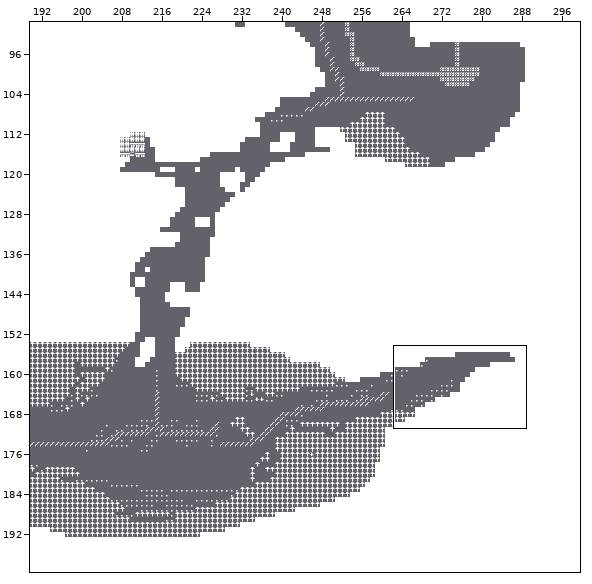
Two states of a Tiled map, raw/map.tmx. The picture above shows the old version from afar; the outline marks the close-up.
Close-up. Before the commit:
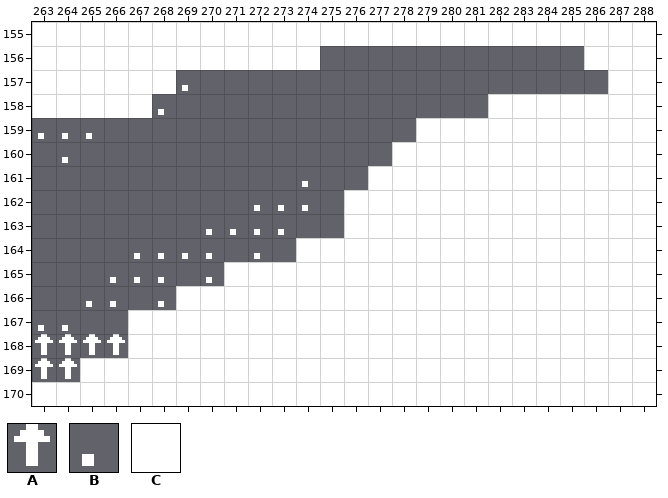
Cells are 8x8 px. Shown: x 263..288, y 155..170. The commit also changed other parts of the map, which this record leaves out.
Key: from "cga8x8thick": A 24, B 46, C 219.
_ is an empty cell.
Layer "Tile Layer 1" before, first column x 263:
155 CCCCCCCCCCCCCCCCCCCCCCCCCC
156 CCCCCCCCCCCC___________CCC
157 CCCCCCB_________________CC
158 CCCCCB_____________CCCCCCC
159 BBB_____________CCCCCCCCCC
160 _B_____________CCCCCCCCCCC
161 ___________B__CCCCCCCCCCCC
162 _________BBB_CCCCCCCCCCCCC
163 _______BBBB__CCCCCCCCCCCCC
164 ____BBBB_B_CCCCCCCCCCCCCCC
165 ___BBB_BCCCCCCCCCCCCCCCCCC
166 __BB_BCCCCCCCCCCCCCCCCCCCC
167 BB__CCCCCCCCCCCCCCCCCCCCCC
168 AAAACCCCCCCCCCCCCCCCCCCCCC
169 AACCCCCCCCCCCCCCCCCCCCCCCC
170 CCCCCCCCCCCCCCCCCCCCCCCCCC
New version:
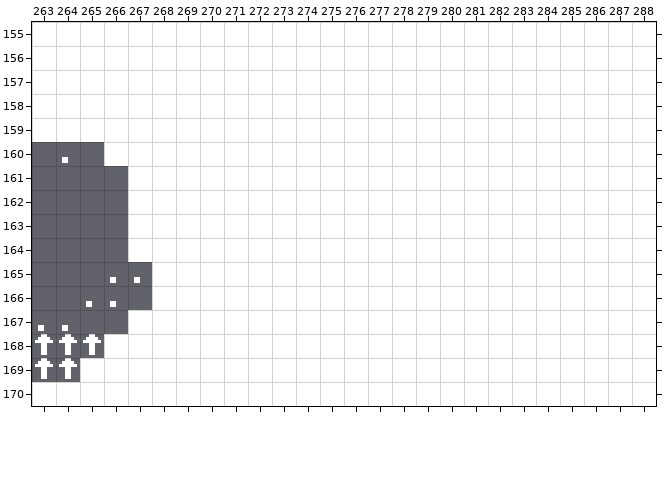
Difference:
Layer "Tile Layer 1":
y 156: x 275..285 ___________ -> CCCCCCCCCCC
y 157: x 269..286 B_________________ -> CCCCCCCCCCCCCCCCCC
y 158: x 268..281 B_____________ -> CCCCCCCCCCCCCC
y 159: x 263..278 BBB_____________ -> CCCCCCCCCCCCCCCC
y 160: x 266..277 ____________ -> CCCCCCCCCCCC
y 161: x 267..276 _______B__ -> CCCCCCCCCC
y 162: x 267..275 _____BBB_ -> CCCCCCCCC
y 163: x 267..275 ___BBBB__ -> CCCCCCCCC
y 164: x 267..273 BBBB_B_ -> CCCCCCC
y 165: x 268..270 B_B -> CCC
y 166: x 268 B -> C
y 168: x 266 A -> C
Changed places in both close-ups, as pixel boxes (x1, y1, x2, y2):
changed: (32, 46, 608, 310)
changed: (104, 334, 128, 358)
